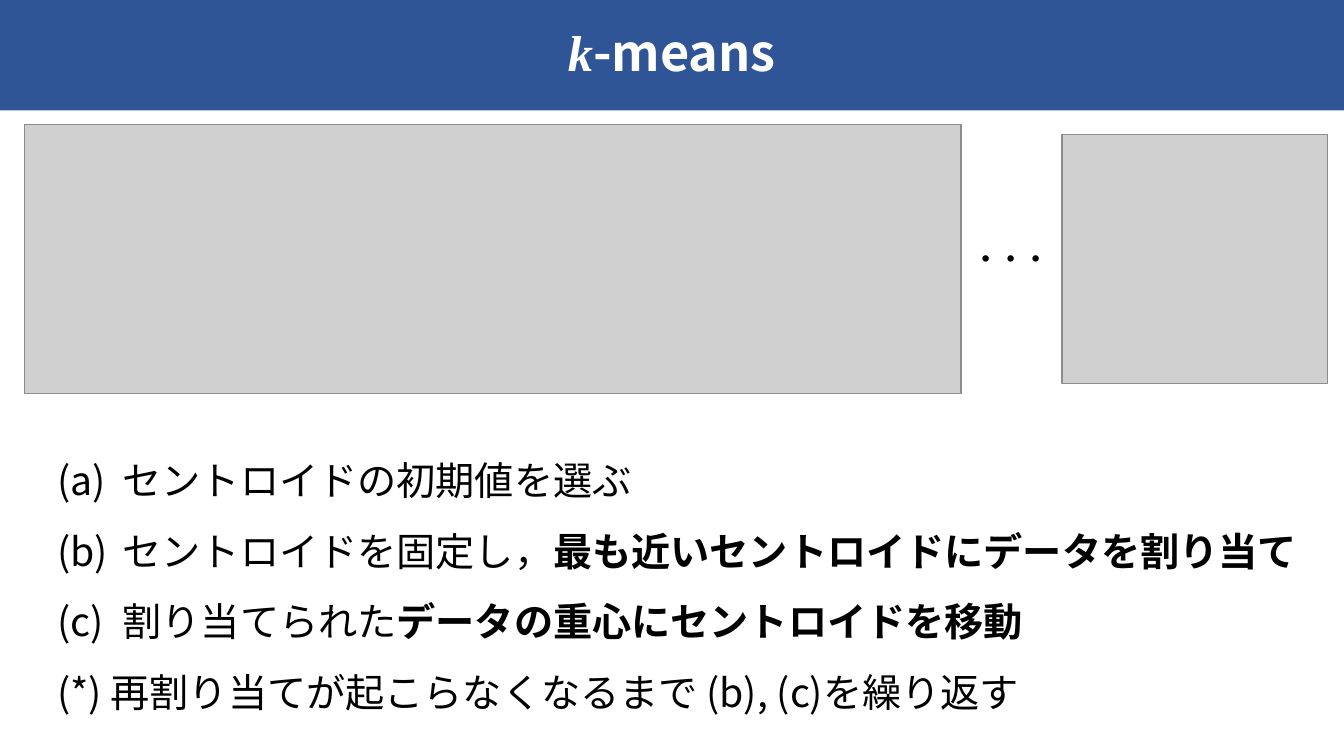
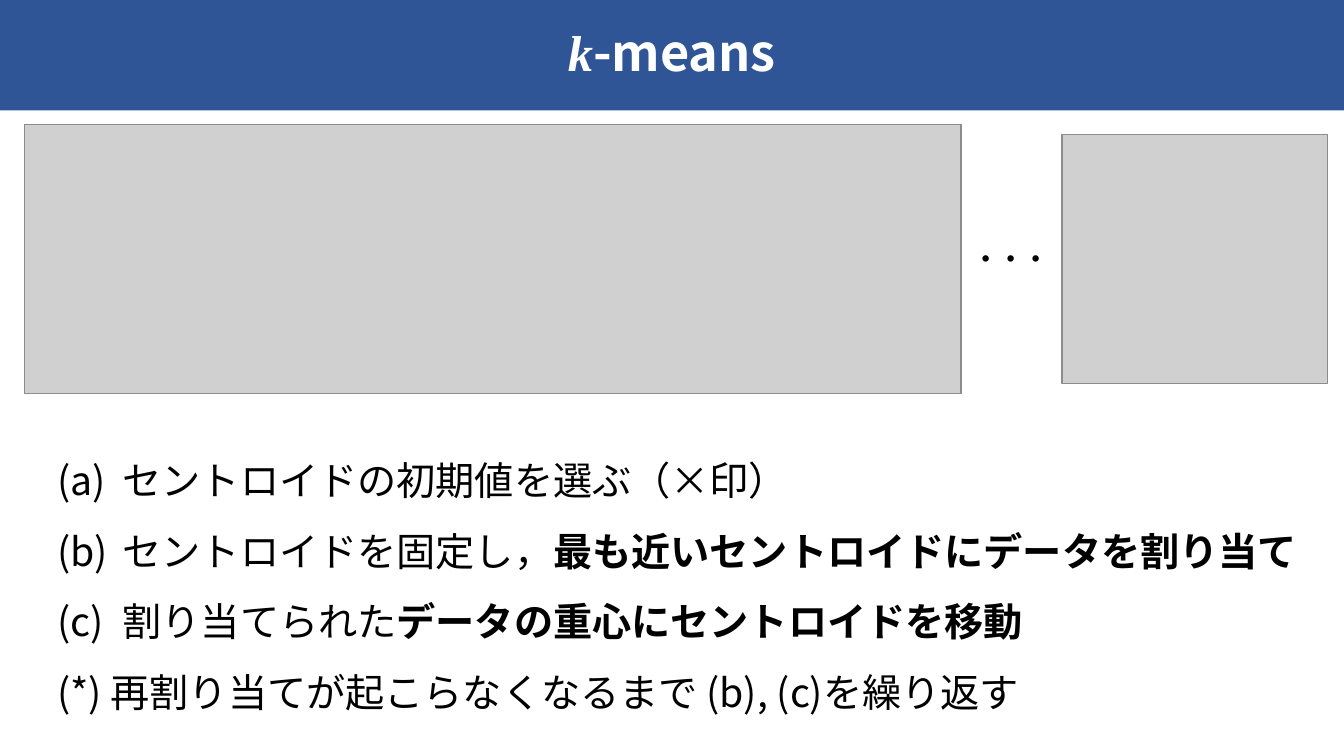
Before and after one commit to raryosu/graduation-research, a slide deck: slide 5 of docs/interim-presen/interim_hagihara.pptx. Drawn at 1344x756 pixels with LibreOffice and Linux fonts; fonts in the diff are those of the drawing; grey boxes stand for pictures. Boxes give left, top, right and bottom in pixels: in the first picture for what was removed or moved away, otherwise in the second. Text is boxed around its words. In the diff, an @@ line names an element or a change of style, - is before the commit and + after.

```diff
--- a/docs/interim-presen/interim_hagihara.pptx
+++ b/docs/interim-presen/interim_hagihara.pptx
@@ text at (x1=123, y1=461, x2=788, y2=499): text changed @@
-(a) セントロイドの初期値を選ぶ
+(a) セントロイドの初期値を選ぶ（×印）
```
Also in this commit, not shown: 10 other slides changed.
